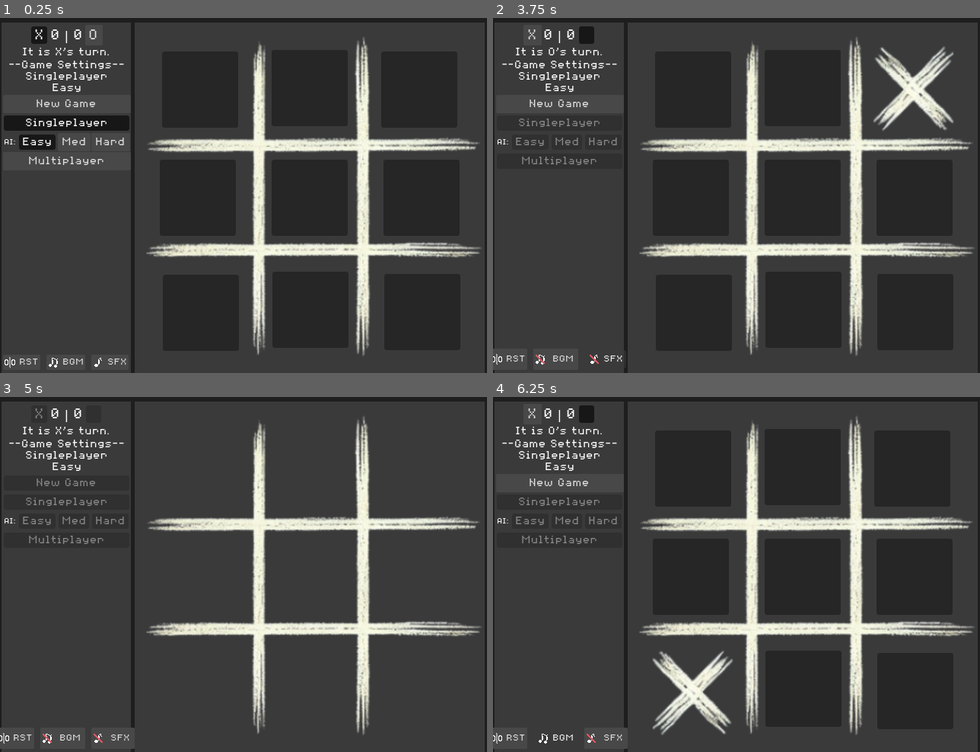
Above: before the commit, frames 1-4 (two rows, left to right).
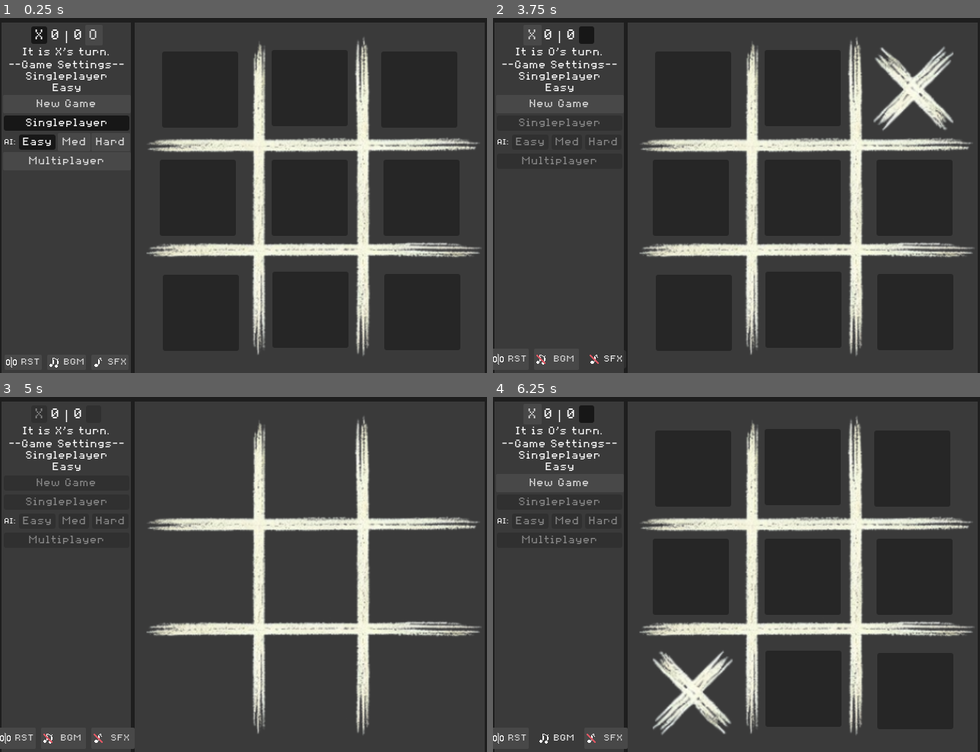
Above: after the commit, the same moments.

Repository: montyplexer/Multiplayer-TicTacToe
Game: Godot game, scene res://scenes/tictactoe.tscn
Two runs of this game, one before a commit and one after it. Both use one fixed random seed, a clock stepped at 60 frames per second and the inputs below.
Inputs:
- Up to frame 1 (0.25 s): no input
- Up to frame 2 (3.75 s): click "X" at 0.5 s; click "O" at 1.25 s; click "RST" at 2 s; click "BGM" at 2.75 s; click "SFX" at 3.5 s
- Up to frame 3 (5 s): click "New Game" at 4.25 s
- Up to frame 4 (6.25 s): click "RST" at 5 s; click "BGM" at 5.75 s

The runs differ from the first frame. In frame 1, 0.1% of the frame differs, in the area x 0-18%, y 95-99%; in frame 2, 0.1%, in the area x 0-17%, y 94-98%; in frame 3, 0.1%; in frame 4, 0.1%.

Commit message:
Started adding basic networking functions

Diff:
--- a/scenes/tictactoe.tscn
+++ b/scenes/tictactoe.tscn
@@ -279,6 +279,7 @@
 custom_minimum_size = Vector2(0, 20)
 layout_mode = 2
 theme = ExtResource("2_8lb4p")
+toggle_mode = true
 text = "Connect"
 script = ExtResource("4_rqr7n")
 
@@ -288,7 +289,7 @@
 anchor_top = 1.0
 anchor_right = 1.0
 anchor_bottom = 1.0
-offset_top = -26.0
+offset_top = -28.0
 grow_horizontal = 2
 grow_vertical = 0
 theme_override_constants/margin_left = 2
@@ -304,13 +305,14 @@
 [node name="MarginResetScore" type="MarginContainer" parent="VBoxTitleBar/HBoxScoreAndGrid/InfoRect/AudioButtonMargin/AudioButtonContainer"]
 layout_mode = 2
 size_flags_horizontal = 4
-theme_override_constants/margin_left = 2
+theme_override_constants/margin_left = 3
 theme_override_constants/margin_top = 2
-theme_override_constants/margin_right = 5
+theme_override_constants/margin_right = 3
 theme_override_constants/margin_bottom = 2
 
 [node name="ResetScoreButton" type="Button" parent="VBoxTitleBar/HBoxScoreAndGrid/InfoRect/AudioButtonMargin/AudioButtonContainer/MarginResetScore"]
 layout_mode = 2
+tooltip_text = "Reset Score"
 theme = ExtResource("2_8lb4p")
 theme_override_font_sizes/font_size = 14
 theme_override_styles/focus = SubResource("StyleBoxEmpty_43rl8")
@@ -322,13 +324,14 @@
 
 [node name="MarginMusic" type="MarginContainer" parent="VBoxTitleBar/HBoxScoreAndGrid/InfoRect/AudioButtonMargin/AudioButtonContainer"]
 layout_mode = 2
-theme_override_constants/margin_left = 2
+theme_override_constants/margin_left = 3
 theme_override_constants/margin_top = 2
-theme_override_constants/margin_right = 5
+theme_override_constants/margin_right = 3
 theme_override_constants/margin_bottom = 2
 
 [node name="MusicButton" type="Button" parent="VBoxTitleBar/HBoxScoreAndGrid/InfoRect/AudioButtonMargin/AudioButtonContainer/MarginMusic"]
 layout_mode = 2
+tooltip_text = "Toggle Background Music"
 theme = ExtResource("2_8lb4p")
 theme_override_font_sizes/font_size = 14
 theme_override_styles/focus = SubResource("StyleBoxEmpty_ykm2v")
@@ -340,13 +343,14 @@
 
 [node name="MarginSound" type="MarginContainer" parent="VBoxTitleBar/HBoxScoreAndGrid/InfoRect/AudioButtonMargin/AudioButtonContainer"]
 layout_mode = 2
-theme_override_constants/margin_left = 2
+theme_override_constants/margin_left = 3
 theme_override_constants/margin_top = 2
-theme_override_constants/margin_right = 5
+theme_override_constants/margin_right = 3
 theme_override_constants/margin_bottom = 2
 
 [node name="SoundButton" type="Button" parent="VBoxTitleBar/HBoxScoreAndGrid/InfoRect/AudioButtonMargin/AudioButtonContainer/MarginSound"]
 layout_mode = 2
+tooltip_text = "Toggle Sound Effects"
 theme = ExtResource("2_8lb4p")
 theme_override_font_sizes/font_size = 14
 theme_override_styles/focus = SubResource("StyleBoxEmpty_43rl8")
@@ -490,6 +494,7 @@
 [connection signal="pressed" from="VBoxTitleBar/HBoxScoreAndGrid/InfoRect/MarginContainer/InfoContainer/MultiplayerButton" to="." method="_on_multiplayer_button_pressed"]
 [connection signal="pressed" from="VBoxTitleBar/HBoxScoreAndGrid/InfoRect/MarginContainer/InfoContainer/MultiplayerSettingsBox/HotSeatButton" to="." method="_on_hot_seat_button_pressed"]
 [connection signal="pressed" from="VBoxTitleBar/HBoxScoreAndGrid/InfoRect/MarginContainer/InfoContainer/MultiplayerSettingsBox/OnlineButton" to="." method="_on_online_button_pressed"]
+[connection signal="pressed" from="VBoxTitleBar/HBoxScoreAndGrid/InfoRect/MarginContainer/InfoContainer/OnlineSettingsBox/IPConnectButton" to="." method="_on_ip_connect_button_pressed"]
 [connection signal="pressed" from="VBoxTitleBar/HBoxScoreAndGrid/InfoRect/AudioButtonMargin/AudioButtonContainer/MarginResetScore/ResetScoreButton" to="." method="_on_reset_score_button_pressed"]
 [connection signal="pressed" from="VBoxTitleBar/HBoxScoreAndGrid/InfoRect/AudioButtonMargin/AudioButtonContainer/MarginMusic/MusicButton" to="." method="_on_music_button_pressed"]
 [connection signal="pressed" from="VBoxTitleBar/HBoxScoreAndGrid/InfoRect/AudioButtonMargin/AudioButtonContainer/MarginSound/SoundButton" to="." method="_on_sound_button_pressed"]
--- a/scripts/audio_button.gd
+++ b/scripts/audio_button.gd
@@ -2,20 +2,34 @@
 class_name AudioButton
 
 @export var sound: AudioStream = preload("res://assets/audio/tic-tac-toe_button-press-default.wav")
-var audio_player = null
+var audio_player = AudioStreamPlayer.new()
+
 
 func _ready():
+	audio_player = AudioStreamPlayer.new()
+	audio_setup()
+
+func _on_button_press():
+	play_button_sound()
+
+func play_button_sound():
+	if audio_setup(): audio_player.play()
+	else: print("AudioStream not set up properly!")
+
+func audio_setup():
+	if sound == null:
+		print("Sound file not found!")
+		return false
+	if audio_player == null:
+		print("Audio player not initialized!")
+		return false
+	if (audio_player.stream):
+		return true
+
+	audio_player.stream = sound
 	audio_player = AudioStreamPlayer.new()
 	audio_player.bus = &"SFX"
 	audio_player.volume_db = -3
 	add_child(audio_player)
-	self.connect("pressed", play_button_sound)
-
-	if sound != null:
-		audio_player.stream = sound
-
-func play_button_sound():
-	if audio_player.stream:
-		audio_player.play()
-	else:
-		print("Button ")
+	if not self.is_connected("pressed", _on_button_press): self.connect("pressed", _on_button_press)
+	return (audio_player and audio_player.stream)
--- a/scripts/audio_button_with_icon.gd
+++ b/scripts/audio_button_with_icon.gd
@@ -5,11 +5,15 @@
 @export var icon_off: Texture2D
 
 func _ready():
-	self.connect("pressed", toggle_icon)
+	super._ready()
 	if pressed:
 		icon = icon_on
 	else:
 		icon = icon_off
+
+func _on_button_press():
+	super._on_button_press()
+	toggle_icon()
 
 func toggle_icon():
 	if icon == icon_off:
--- a/scripts/global.gd
+++ b/scripts/global.gd
@@ -26,6 +26,10 @@
 	var your_piece: String = "X"
 	var opponent_piece: String = "O"
 
+	# Online Play
+	var p2p_ip: String = ""
+	var connection_status: String = "Not Connected"
+
 func game_ongoing() -> bool: return (turn_num > 0)
 
 func _init():
--- a/scripts/tictactoe.gd
+++ b/scripts/tictactoe.gd
@@ -1,9 +1,13 @@
 class_name TicTacToe
 extends Control
 
+# Grid
 var grid: Array = []
 var rows: int = 3
 var cols: int = 3
+
+# Online Multiplayer
+var peer
 
 # ------------------------
 # --- START-UP & RESET ---
@@ -152,13 +156,6 @@
 	print(grid_to_string())
 
 # ------------------
-# --- NETWORKING ---
-# ------------------
-
-func online_wait():
-	pass
-
-# ------------------
 # --- UI UPDATES ---
 # ------------------
 
@@ -178,6 +175,10 @@
 			%OnlineSettingsBox.hide()
 		if Global.game_settings.multiplayer_mode == "Online":
 			%OnlineSettingsBox.show()
+			if Global.game_settings.connection_status == "Connected":
+				%IPConnectButton.text = "Disconnect"
+			else:
+				%IPConnectButton.text = "Connect"
 
 func ui_update_game_settings_label():
 	var message = "--Game Settings--"
@@ -187,6 +188,11 @@
 		message += "\n" + Global.game_settings.ai_difficulty
 	if Global.game_settings.game_mode == "Multiplayer":
 		message += "\n" + Global.game_settings.multiplayer_mode
+		if Global.game_settings.multiplayer_mode == "Online":
+			if Global.game_settings.connection_status == "Connected":
+				message += "\n" + Global.game_settings.p2p_ip
+			else:
+				message += "\n" + Global.game_settings.connection_status
 
 	%GameSettingsLabel.text = message
 
@@ -259,6 +265,21 @@
 	Global.game_settings.multiplayer_mode = "Online"
 	ui_update_settings()
 
+func _on_ip_connect_button_pressed():
+	# Disconnect from peer
+	if not %IPConnectButton.button_pressed:
+		multiplayer.multiplayer_peer = null
+		Global.game_settings.connection_status = "Not Connected"
+		ui_update_settings()
+	# Connect to peer
+	else:
+		Global.game_settings.p2p_ip = %IPLineEdit.text.strip_edges()
+		if Global.game_settings.p2p_ip != "":
+			create_peer(Global.game_settings.p2p_ip)
+
+		Global.game_settings.connection_status = "Connected"
+		ui_update_settings()
+
 # (Singleplayer Settings Buttons)
 
 func _on_ai_easy_button_pressed():
@@ -314,6 +335,26 @@
 	Global.scores[Global.PLAYER.O] = 0
 	ui_update_score_labels()
 	_on_new_game_button_pressed()
+
+# ------------------
+# --- NETWORKING ---
+# ------------------
+
+func create_peer(ip: String):
+	peer = ENetMultiplayerPeer.new()
+
+	# Try to create server
+	if peer.create_server(7474) == OK:
+		print("Hosting server on port 7474.")
+		multiplayer.multiplayer_peer = peer
+	elif peer.create_client(ip,7474) == OK:
+		print("Connected to server (",Global.game_settings.p2p_ip,").")
+		multiplayer.multiplayer_peer = peer
+	else:
+		print("Failed to connect to server!")
+
+func online_wait():
+	pass
 
 # ----------
 # --- AI ---
